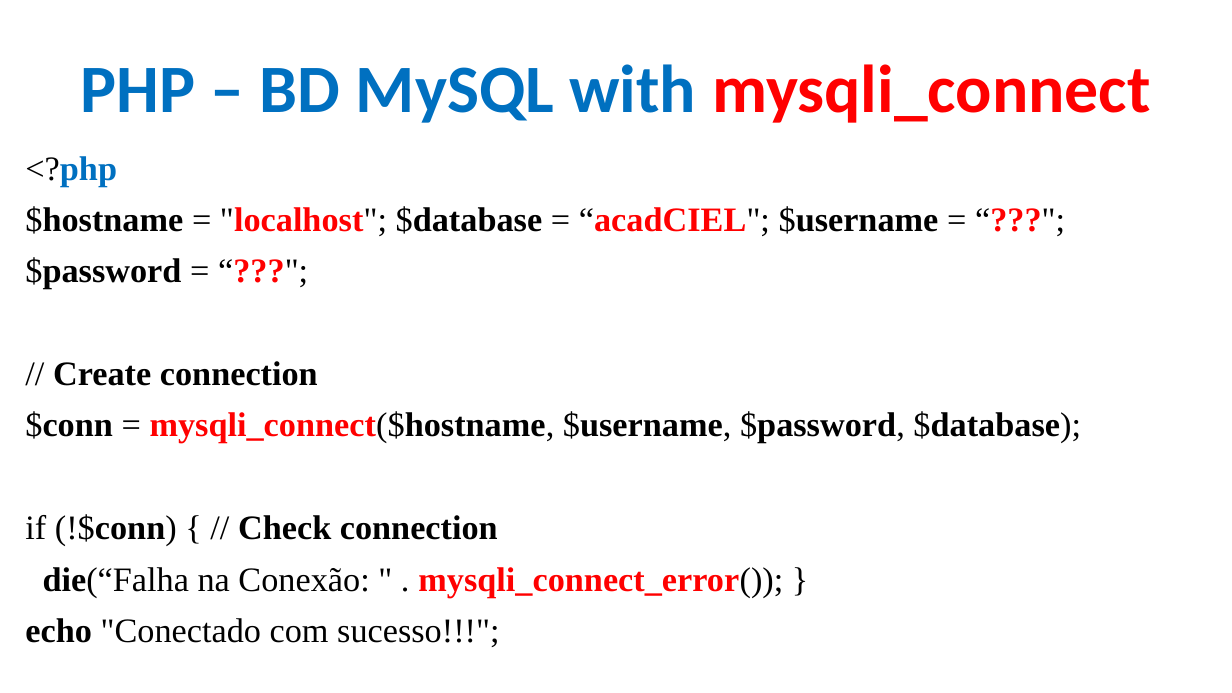
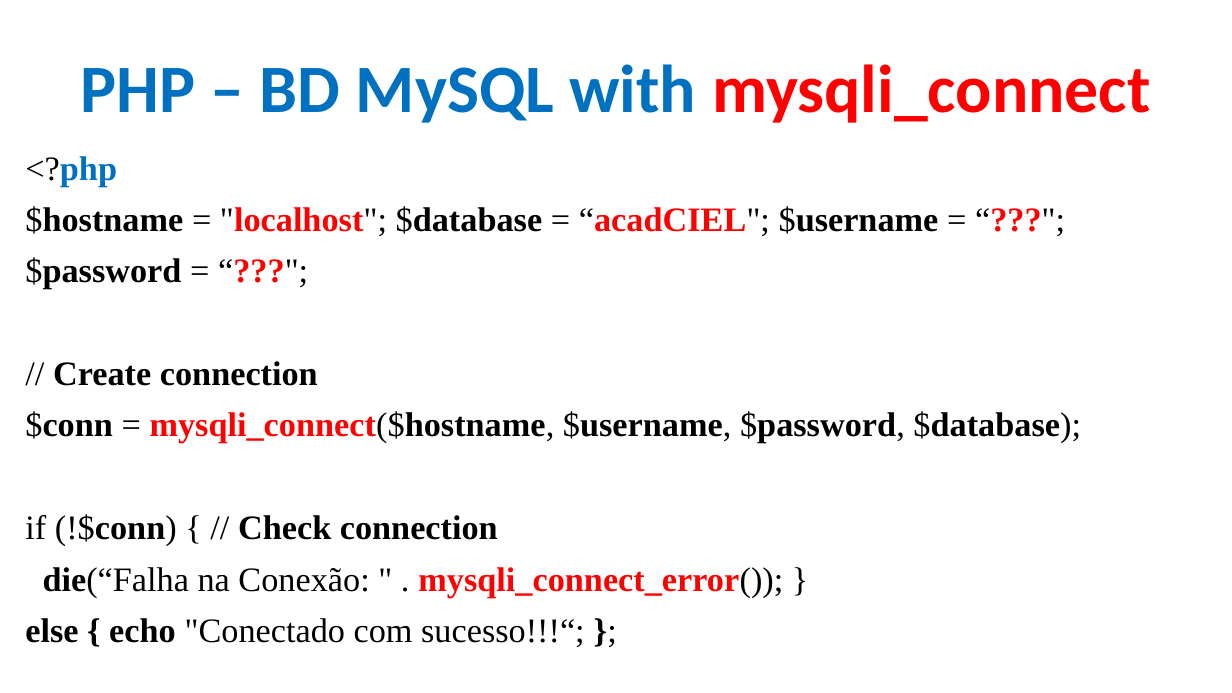
Before and after one commit to CloudEducationBrazil/WydenDesenvolvimentoWebPHP, a slide deck: slide 62 of 01 Classes/Aula 12 e 13 Desenvolvimento Web PHP - PHP.pptx. Drawn at 1232x693 pixels with LibreOffice and Linux fonts; fonts in the diff are those of the drawing; background and template pictures are left out. Boxes give left, top, right and bottom in pixels: in the first picture for what was removed or moved away, otherwise in the second. Text is boxed around its words. In the diff, an @@ line names an element or a change of style, - is before the commit and + after.

```diff
--- a/01 Classes/Aula 12 e 13 Desenvolvimento Web PHP - PHP.pptx
+++ b/01 Classes/Aula 12 e 13 Desenvolvimento Web PHP - PHP.pptx
@@ text at <box>25,618,585,647</box>: text changed @@
-echo "Conectado com sucesso!!!";
+else { echo "Conectado com sucesso!!!“; };
```
Also in this commit, not shown: 8 other slides changed.
